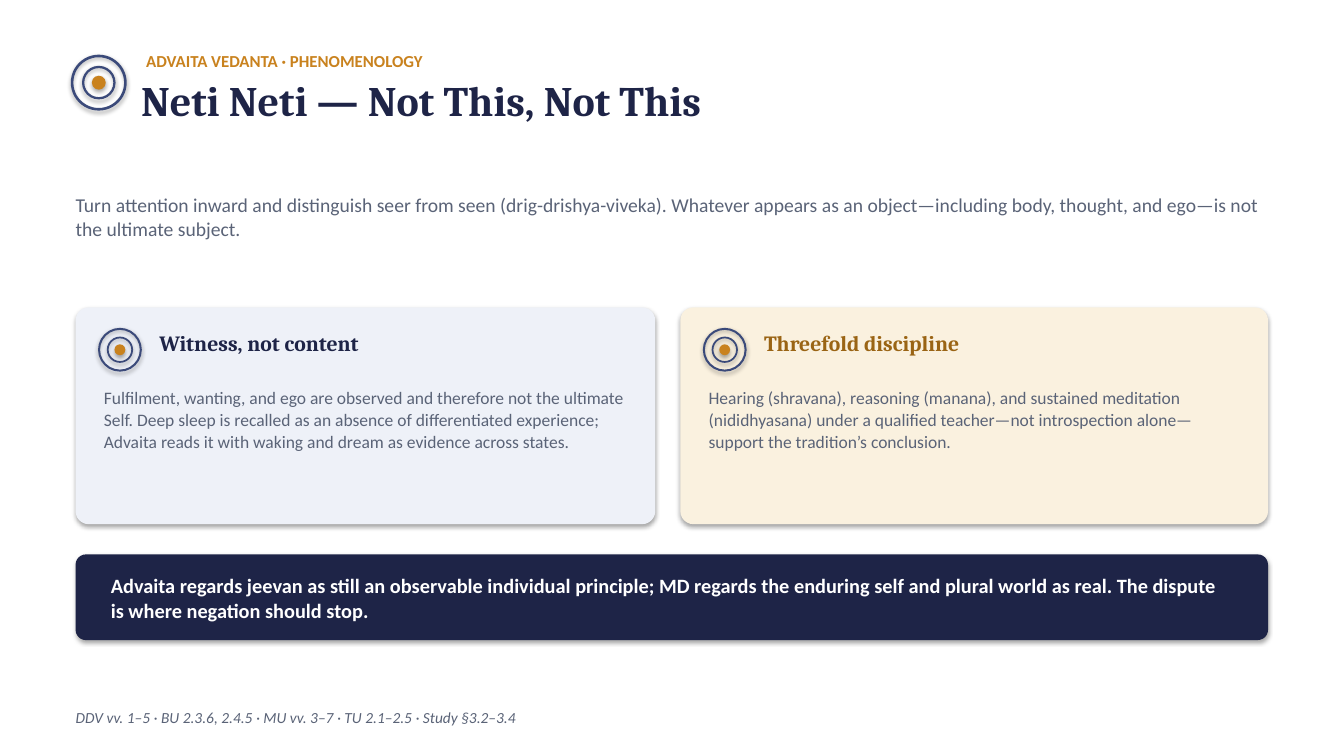
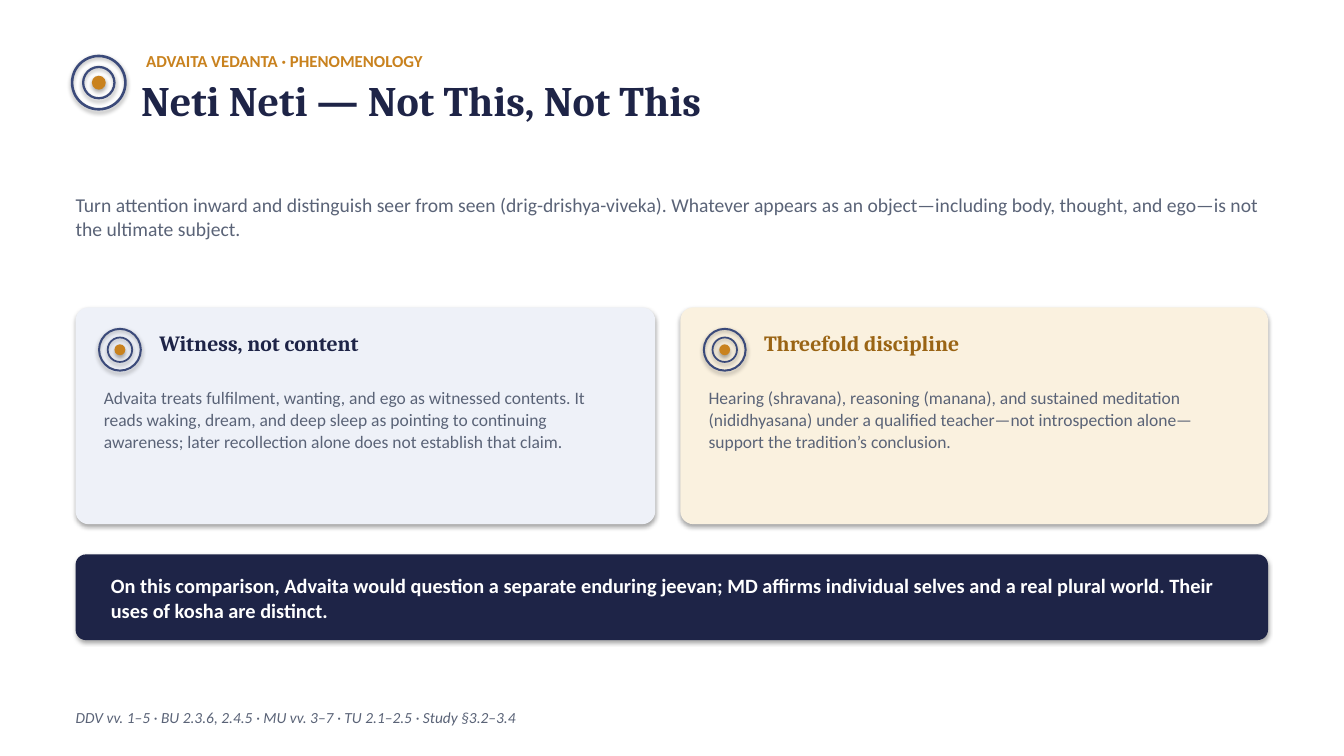
Before and after one commit to raghavamohan/AnalyticMadhyasthDarshan, a slide deck: slide 6 of Studies/Why-Humans-Are-Not-Just-Material/Why-Humans-Are-Not-Just-Material.pptx. Drawn at 1344x756 pixels with LibreOffice and Linux fonts; fonts in the diff are those of the drawing. Boxes give left, top, right and bottom in pixels: in the first picture for what was removed or moved away, otherwise in the second. Text is boxed around its words. In the diff, an @@ line names an element or a change of style, - is before the commit and + after.

```diff
--- a/Studies/Why-Humans-Are-Not-Just-Material/Why-Humans-Are-Not-Just-Material.pptx
+++ b/Studies/Why-Humans-Are-Not-Just-Material/Why-Humans-Are-Not-Just-Material.pptx
@@ text at <box>104,392,585,450</box>: text changed @@
-Fulfilment, wanting, and ego are observed and therefore not the ultimate Self. Deep sleep is recalled as an absence of differentiated experience; Advaita reads it with waking and dream as evidence across states.
+Advaita treats fulfilment, wanting, and ego as witnessed contents. It reads waking, dream, and deep sleep as pointing to continuing awareness; later recollection alone does not establish that claim.
@@ text at <box>111,578,1212,618</box>: text changed @@
-Advaita regards jeevan as still an observable individual principle; MD regards the enduring self and plural world as real. The dispute is where negation should stop.
+On this comparison, Advaita would question a separate enduring jeevan; MD affirms individual selves and a real plural world. Their uses of kosha are distinct.
```
Also in this commit, not shown: 16 other slides changed, 16 other files.
